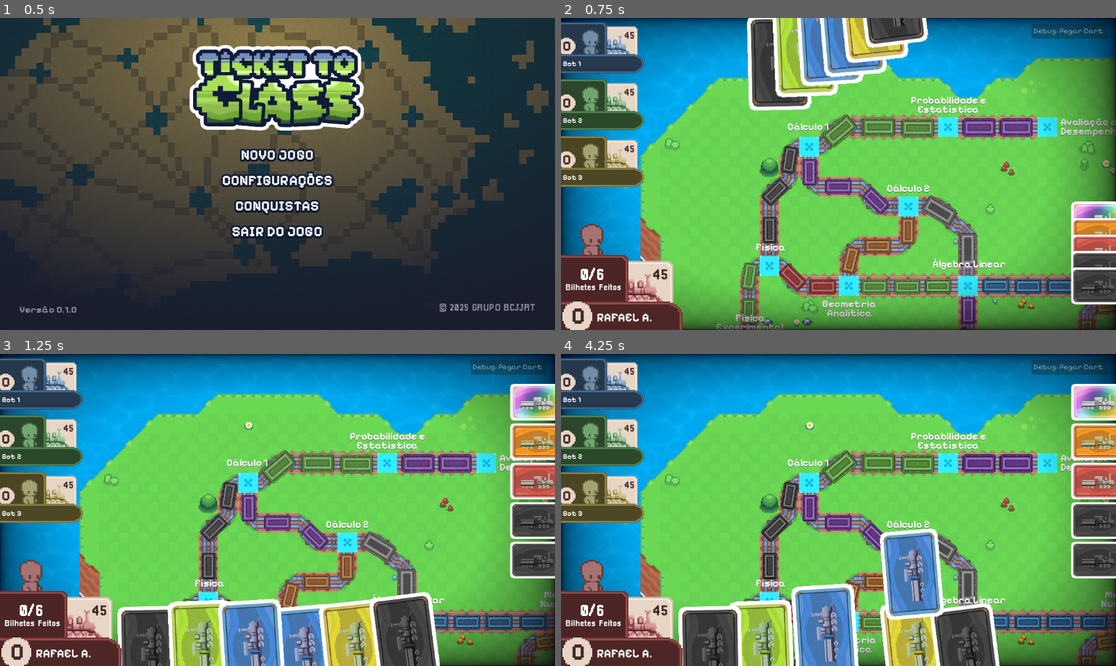
Above: before the commit, frames 1-4 (two rows, left to right).
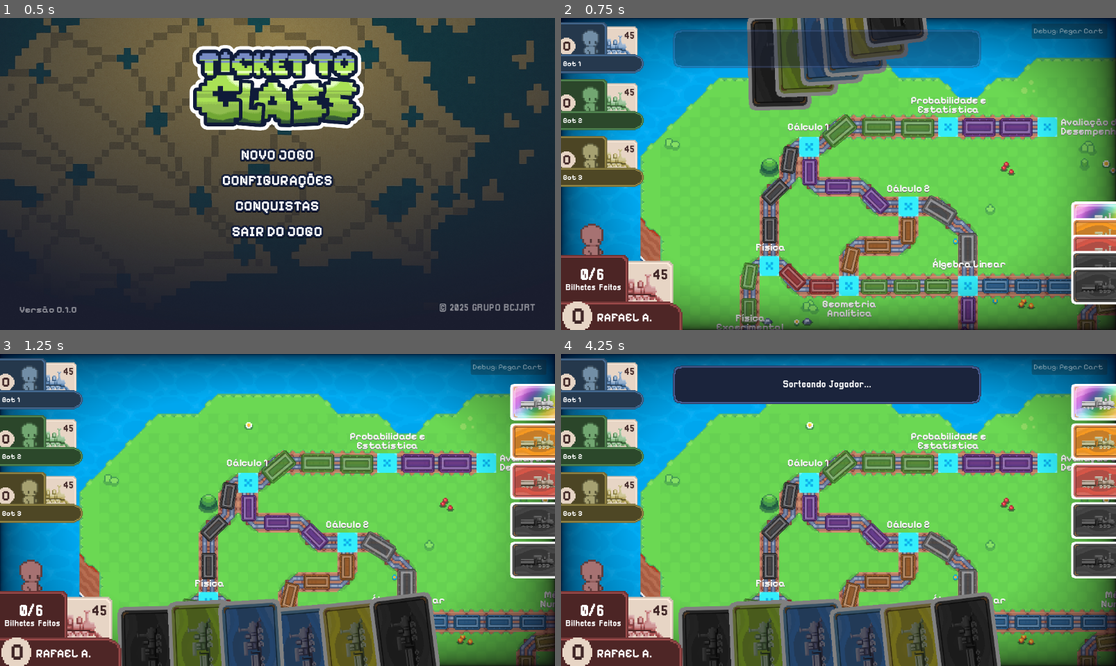
Above: after the commit, the same moments.

Repository: rafaamparo/ticket-to-ride-es2
Game: Godot game, scene res://scenes/main_menu.tscn
Two runs of this game, one before a commit and one after it. Both use one fixed random seed, a clock stepped at 60 frames per second and the inputs below.
Inputs (mouse positions are in pixels of both pictures, inside the frame that each line leads up to):
- Up to frame 1 (0.5 s): no input
- Up to frame 2 (0.75 s): tap Enter at 0.5 s; drag from (838, 155) to (894, 105) at 0.52 s
- Up to frame 3 (1.25 s): no input
- Up to frame 4 (4.25 s): tap Space at 1.25 s; drag from (710, 653) to (866, 653) at 1.27 s; move the mouse to (760, 647) at 2.02 s; click (760, 647) at 2.17 s; drag from (810, 647) to (977, 463) at 2.77 s; drag from (866, 653) to (977, 463) at 3.52 s

Frame 1 is identical in both runs. In frame 2, 10% of the frame differs, in the area x 20-76%, y 0-30%; in frame 3, 11%; in frame 4, 21%, in the area x 20-80%, y 3-100%.

Commit message:
feat: implement bot card generation and route capturing logic; add text dialog functionality

Diff:
--- a/game_assets/classes/jogador.gd
+++ b/game_assets/classes/jogador.gd
@@ -1,12 +1,13 @@
 class_name Jogador extends Node2D
 
-
+const QTD_CARTAS_BOT = 6
 var nome: String = "Jogador BOT"
 var isBot: bool = false
 var trens: int = 45
 var pontos: int = 45
 var cor: int = 0
 var cartas: Array[GameCard] = []
+var caminhosCapturados: Array[TrilhaVagao] = []
 var cartas_destino = []
 var cartas_coringa: int = 0
 
@@ -14,7 +15,20 @@
 
 # Called when the node enters the scene tree for the first time.
 func _ready() -> void:
-	pass # Replace with function body.
+	pass
+
+
+func gerarCartasBot() -> void:
+	if (!isBot): return;
+	var carta_scene = preload("res://game_assets/game_scene/object_scenes/game_card_scene.tscn")
+	for i in range(QTD_CARTAS_BOT):
+		var carta = carta_scene.instantiate()
+		var cor_aleatoria = randi_range(0,7)
+		if cor_aleatoria == 7 and self.cartas_coringa >= 2:
+			cor_aleatoria = randi_range(0,6)
+
+		carta.card_index = cor_aleatoria
+		self.adicionarCartaNaMao(carta);
 
 
 # Called every frame. 'delta' is the elapsed time since the previous frame.
@@ -45,38 +59,38 @@
 	return cartas_mesma_cor
 
 
-func capturarRotaBot(trilha_selecionada: TrilhaVagao, camera: Camera2D, gerenciadorDeFluxoRef: GerenciadorDeFluxo) -> void:
-	if (!isBot): return;
+func capturarRotaBot(gerenciador_trilhas_ref: GerenciadorDeTrilhas) -> bool:
+	if (!isBot): return false;
 
-	if trilha_selecionada and not trilha_selecionada.vagoes_array.is_empty():
-		var vagoes = trilha_selecionada.vagoes_array
-		var middle_vagao = vagoes[int(vagoes.size() / 2)]
+	var trilhas_nao_capturadas = gerenciador_trilhas_ref.lista_trilhas.filter(func(trilha: TrilhaVagao) -> bool:
+		return not trilha.capturado
+	)
 
-		if camera and camera.has_method("tween_to"):
-			# This value is from player_camera.gd. It's not ideal to have it here,
-			# but it's needed to correctly calculate the camera's target position.
-			var system_offset := Vector2(576.0, 324.0)
-			var correction = -system_offset / camera.zoom.x
-			var target_position = middle_vagao.global_position + correction
+	for trilha in trilhas_nao_capturadas:
+		# percorre todas as trilhas não capturadas, para cada trilha, verifica se o jogador tem cartas da mesma cor ou coringas suficientes
+		print("Tentando capturar a trilha: ", trilha.name, " com cor: ", trilha.cor_trilha)
+		print("Número de cartas na mão: ", cartas.size())
 
-			# The last parameter is the zoom level. 1.5 means 1.5x zoom.
-			await camera.tween_to(target_position, 1.0)
+		var cartas_da_mesma_cor = obterCartasMesmaCor(trilha.cores_map[trilha.cor_trilha], true)
+		var num_vagoes_necessarios = trilha.get_qtd_vagoes()
+		if cartas_da_mesma_cor.size() < num_vagoes_necessarios:
+			continue
 
-			var cena_carta = preload("res://game_assets/game_scene/object_scenes/game_card_scene.tscn")
-			var carta_instance = cena_carta.instantiate()
-			carta_instance.card_index = 7
-			carta_instance.position =  Vector2(middle_vagao.global_position[0] - 450, 200) # Adjust position above the middle vagao
-			carta_instance.scale = Vector2(0.9, 0.9) # Adjust scale for visibility
-			carta_instance.z_index = 1000 # Ensure it appears above
+		# Se chegou aqui, o jogador tem cartas suficientes para capturar a trilha
 
-			# Add the card instance to the scene tree
-			gerenciadorDeFluxoRef.add_child(carta_instance)
+		var cartas_a_serem_usadas = cartas_da_mesma_cor.slice(0, num_vagoes_necessarios)
+		await gerenciador_trilhas_ref.animacaoCapturaTrilha(trilha, cartas_a_serem_usadas)
 
-			# animate the card going to the middle vagao, then, after the animation, reduce the card size to 0 and remove it
-			var tween = carta_instance.create_tween()
-			tween.set_ease(Tween.EASE_IN)
-			tween.set_parallel(true)
-			tween.tween_property(carta_instance, "position", middle_vagao.global_position + Vector2(0, -20), 0.5)
-			tween.tween_property(carta_instance, "scale", Vector2(0, 0), 0.75).finished.connect(func():
-				carta_instance.queue_free()
-			)
+		# Atualiza as cartas do jogador, removendo as usadas. Depois chamar a função de captura da trilha e subtrair os pontos
+		for carta_usada in cartas_a_serem_usadas:
+			removerCartaDaMao(carta_usada)
+			if is_instance_valid(carta_usada):
+				carta_usada.queue_free()
+		if trilha.cores_map[trilha.cor_trilha] == 7:
+			trilha.cor_trilha = trilha.cores_map_reverse[cartas_a_serem_usadas[0].card_index]
+		trilha.capturar_trilha()
+		pontos -= num_vagoes_necessarios
+		trens -= num_vagoes_necessarios
+		caminhosCapturados.append(trilha)
+		return true # Capturou uma rota com sucesso
+	return false # Não conseguiu capturar nenhuma rota
--- a/game_assets/game_scene/object_scripts/cartas_mao_jogador.gd
+++ b/game_assets/game_scene/object_scripts/cartas_mao_jogador.gd
@@ -1,5 +1,6 @@
 class_name GerenciadorCartasJogador extends CanvasLayer
 
+var gerenciadorDeFluxoDeJogo: GerenciadorDeFluxo = null
 var jogador_principal: Jogador
 var isHoveringCard: bool = false
 var cardBeingDragged: GameCard = null
@@ -10,6 +11,7 @@
 
 # Called when the node enters the scene tree for the first time.
 func _ready() -> void:
+	gerenciadorDeFluxoDeJogo = $"../GerenciadorDeFluxoJogo";
 	var carta_scene = preload("res://game_assets/game_scene/object_scenes/game_card_scene.tscn")
 	var centro_tela_x = get_viewport().size.x / 2
 	gerenciadorDeTrilhosRef = $"../GerenciadorDeTrilhas"
@@ -93,6 +95,8 @@
 	card.disconnect("hoveredOff", hovered_off_card)
 
 func hovered_on_card(carta: GameCard):
+	if gerenciadorDeFluxoDeJogo.pausar_jogador_principal:
+		return;
 	if !isHoveringCard:
 		isHoveringCard = true
 		highlight_card(carta, true)
@@ -101,7 +105,7 @@
 	if !cardBeingDragged:
 		highlight_card(carta,false)
 		var newCardHovered = raycast_check(COLLISION_MASK)
-		if newCardHovered:
+		if newCardHovered and !gerenciadorDeFluxoDeJogo.pausar_jogador_principal:
 			highlight_card(newCardHovered, true)
 		else:
 			isHoveringCard = false
@@ -128,6 +132,8 @@
 	return Rect2(card_node.global_position, Vector2.ZERO)
 
 func start_drag(carta):
+	if gerenciadorDeFluxoDeJogo.pausar_jogador_principal:
+		return;
 	cardBeingDragged = carta
 	var tween = get_tree().create_tween()
 	tween.tween_property(carta, "scale", Vector2(0.5, 0.5), 0.1).set_ease(Tween.EASE_OUT)
@@ -333,6 +339,19 @@
 func _process(_delta: float) -> void:
 	if not jogador_principal: return
 	$"../GUI/Jogador Principal/pontos".text = str(jogador_principal.pontos)
+
+	if gerenciadorDeFluxoDeJogo.pausar_jogador_principal:
+		for carta in jogador_principal.cartas:
+			# maake each carta a little bit darker
+			if is_instance_valid(carta):
+				carta.modulate = Color(0.5, 0.5, 0.5, 1.0)
+		return
+	else:
+		for carta in jogador_principal.cartas:
+			if is_instance_valid(carta):
+				carta.modulate = Color(1.0, 1.0, 1.0, 1.0)
+
+
 	if cardBeingDragged:
 		var mouse_pos = get_viewport().get_mouse_position()
 		if not cardBeingDragged.isBeingAdded:
--- a/scenes/game_scene.tscn
+++ b/scenes/game_scene.tscn
@@ -16,6 +16,7 @@
 [ext_resource type="Texture2D" uid="uid://d2grxjg0qcypy" path="res://game_assets/game_scene/object_scenes/UI/vermelho.png" id="10_d0qty"]
 [ext_resource type="Script" path="res://scripts/gerenciador_comprar_cartas.gd" id="11_s3pss"]
 [ext_resource type="Script" path="res://scripts/loja_cartas_container.gd" id="16_sihrp"]
+[ext_resource type="PackedScene" uid="uid://cjdsv5y8v0rrs" path="res://scenes/text_dialog.tscn" id="17_mc33u"]
 [ext_resource type="FontFile" uid="uid://wecse3ya2md0" path="res://game_assets/fonts/pixelifysans/PixelifySans-Regular.ttf" id="18_k5e63"]
 
 [sub_resource type="Environment" id="Environment_cns0p"]
@@ -78,7 +79,6 @@
 grow_horizontal = 2
 grow_vertical = 2
 mouse_filter = 1
-metadata/_edit_lock_ = true
 
 [node name="Ajustes de Cor" type="WorldEnvironment" parent="."]
 environment = SubResource("Environment_cns0p")
@@ -2059,6 +2059,13 @@
 grow_vertical = 2
 script = ExtResource("16_sihrp")
 
+[node name="TextDialog" parent="GUI" instance=ExtResource("17_mc33u")]
+anchors_preset = 15
+offset_left = 232.0
+offset_top = 24.0
+offset_right = -280.0
+offset_bottom = -544.0
+
 [node name="BotaoDePegarCartas" type="Button" parent="GUI"]
 offset_left = 977.0
 offset_top = 12.0
--- a/scenes/gerenciador_de_trilhas.gd
+++ b/scenes/gerenciador_de_trilhas.gd
@@ -52,3 +52,43 @@
 						if p_screen_rect.intersects(vagao_sprite_screen_rect):
 							return trilha # Found intersecting trilha
 	return null # No intersection found
+
+
+func animacaoCapturaTrilha(trilha_selecionada: TrilhaVagao, cartas_de_captura: Array[GameCard]):
+	var camera = $"../Camera2D"
+	var gerenciadorDeFluxoRef = $"../GerenciadorDeFluxoJogo"
+
+	if !trilha_selecionada or trilha_selecionada.vagoes_array.is_empty():
+		return;
+
+	var vagoes = trilha_selecionada.vagoes_array
+	var middle_vagao = vagoes[int(vagoes.size() / 2)]
+
+	if camera and camera.has_method("tween_to"):
+		# This value is from player_camera.gd. It's not ideal to have it here,
+		# but it's needed to correctly calculate the camera's target position.
+		var system_offset := Vector2(576.0, 324.0)
+		var correction = -system_offset / camera.zoom.x
+		var target_position = middle_vagao.global_position + correction
+
+		# The last parameter is the zoom level. 1.5 means 1.5x zoom.
+		await camera.tween_to(target_position, 1.0)
+
+		var cena_carta = preload("res://game_assets/game_scene/object_scenes/game_card_scene.tscn")
+		var carta_instance = cena_carta.instantiate()
+		carta_instance.card_index = 7
+		carta_instance.position =  Vector2(middle_vagao.global_position[0] - 450, 200) # Adjust position above the middle vagao
+		carta_instance.scale = Vector2(0.9, 0.9) # Adjust scale for visibility
+		carta_instance.z_index = 1000 # Ensure it appears above
+
+		# Add the card instance to the scene tree
+		gerenciadorDeFluxoRef.add_child(carta_instance)
+
+		# animate the card going to the middle vagao, then, after the animation, reduce the card size to 0 and remove it
+		var tween = carta_instance.create_tween()
+		tween.set_ease(Tween.EASE_IN)
+		tween.set_parallel(true)
+		tween.tween_property(carta_instance, "position", middle_vagao.global_position + Vector2(0, -20), 0.5)
+		tween.tween_property(carta_instance, "scale", Vector2(0, 0), 0.75).finished.connect(func():
+			carta_instance.queue_free())
+		await tween.finished
--- a/scenes/gui.gd
+++ b/scenes/gui.gd
@@ -20,13 +20,7 @@
 
 
 func _on_button_pressed() -> void:
-	#card_manager.gerarCartaAleatoria()
 
-	var trilhoSelecionado = $"../GerenciadorDeTrilhas/TrilhaVagao48"
-	var camera = $"../Camera2D"
-	var jogadorSelecionado = $"../GerenciadorDeFluxoJogo".lista_jogadores[2]
-	var gerenciadorDeFluxo = $"../GerenciadorDeFluxoJogo"
 
-	jogadorSelecionado.capturarRotaBot(trilhoSelecionado, camera, gerenciadorDeFluxo)
 	store_manager.adicionarCartaAleatoriaNaLoja()
 	pass # Replace with function body.
--- /dev/null
+++ b/scenes/text_dialog.tscn
@@ -0,0 +1,48 @@
+[gd_scene load_steps=4 format=3 uid="uid://cjdsv5y8v0rrs"]
+
+[ext_resource type="Script" path="res://scripts/text_dialog.gd" id="1_enev1"]
+[ext_resource type="Texture2D" uid="uid://doreid8rh777" path="res://game_assets/game_scene/object_scenes/UI/caixa_de_texto.png" id="1_j7owo"]
+[ext_resource type="FontFile" uid="uid://c8fybhkuxj3li" path="res://game_assets/fonts/pixellari/Pixellari.ttf" id="2_3h45o"]
+
+[node name="TextDialog" type="Control"]
+layout_mode = 3
+anchor_right = 1.0
+anchor_bottom = 1.0
+offset_right = -512.0
+offset_bottom = -568.0
+grow_horizontal = 2
+grow_vertical = 2
+script = ExtResource("1_enev1")
+
+[node name="Imagem" type="TextureRect" parent="."]
+layout_mode = 0
+offset_right = 40.0
+offset_bottom = 40.0
+texture = ExtResource("1_j7owo")
+
+[node name="MarginContainer" type="MarginContainer" parent="."]
+layout_mode = 1
+anchors_preset = 15
+anchor_right = 1.0
+anchor_bottom = 1.0
+grow_horizontal = 2
+grow_vertical = 2
+theme_override_constants/margin_left = 20
+theme_override_constants/margin_top = 10
+theme_override_constants/margin_right = 20
+theme_override_constants/margin_bottom = 10
+
+[node name="VBoxContainer" type="VBoxContainer" parent="MarginContainer"]
+layout_mode = 2
+alignment = 1
+
+[node name="Label" type="Label" parent="MarginContainer/VBoxContainer"]
+custom_minimum_size = Vector2(0, 20)
+layout_mode = 2
+size_flags_vertical = 6
+theme_override_fonts/font = ExtResource("2_3h45o")
+theme_override_font_sizes/font_size = 20
+text = "Testando Caixa de Texto"
+horizontal_alignment = 1
+vertical_alignment = 1
+autowrap_mode = 3
--- a/scripts/gerenciador_de_fluxo_jogo.gd
+++ b/scripts/gerenciador_de_fluxo_jogo.gd
@@ -1,11 +1,16 @@
 class_name GerenciadorDeFluxo extends Node
 
 const qtd_jogadores_bot: int = 3
+var textDialog: TextDialog = null
 var lista_jogadores: Array[Jogador] = []
 var jogador_principal: Jogador
+var pausar_jogador_principal: bool = false
+var jogador_do_turno: int = 1
+var contador_de_rodadas: int = -1
 
 # Called when the node enters the scene tree for the first time.
 func _ready() -> void:
+	textDialog = $"../GUI/TextDialog"
 	# Criar o jogador principal
 	jogador_principal = Jogador.new()
 	jogador_principal.nome = "Jogador Principal"
@@ -24,6 +29,7 @@
 		jogador.isBot = true
 		jogador.cor = i
 		lista_jogadores.append(jogador)
+		jogador.gerarCartasBot()
 		var jogadorBoxScene = preload("res://game_assets/game_scene/object_scenes/jogador_bot_box.tscn")
 		var jogadorBox = jogadorBoxScene.instantiate()
 		jogadorBox.jogadorSelecionado = jogador
@@ -31,6 +37,81 @@
 
 	gerenciador_cartas.inicializar_cartas_jogador()
 
+	gerenciadorDeTurno()
+
+func gerenciadorDeTurno() -> void:
+	pausar_jogador_principal = true
+	contador_de_rodadas += 1;
+	await get_tree().create_timer(1.0).timeout
+	await textDialog.hide_dialog()
+
+	if contador_de_rodadas == 0:
+		await textDialog.show_dialog_with_text("Sorteando Jogador...");
+		await get_tree().create_timer(3.0).timeout
+		jogador_do_turno = randi() % lista_jogadores.size()
+	else:
+		await textDialog.show_dialog_with_text("Intervalo...");
+		await get_tree().create_timer(5.0).timeout
+
+	await textDialog.hide_dialog()
+
+	var jogador_atual_do_turno: Jogador = lista_jogadores[jogador_do_turno]
+	if jogador_atual_do_turno.isBot:
+		rodada_bot()
+	else:
+		rodadaJogadorPrincipal()
+
+
+
+func rodada_bot() -> void:
+	var gerenciadorDeTrilhas = $"../GerenciadorDeTrilhas"
+
+	var jogador_atual: Jogador = lista_jogadores[jogador_do_turno]
+	if jogador_atual.isBot:
+		pausar_jogador_principal = true
+		print("É a vez do bot: ", jogador_atual.nome)
+		await get_tree().create_timer(1.0).timeout
+		await textDialog.show_dialog_with_text("É a vez do jogador %s" % jogador_atual.nome)
+		await get_tree().create_timer(2.0).timeout  # Espera 1 segundo antes de continuar
+		await textDialog.hide_dialog()
+		await get_tree().create_timer(1.0).timeout
+		print("Bot está jogando...")
+		textDialog.show_dialog_with_text("%s está jogando..." % jogador_atual.nome)
+
+		var resultado = await jogador_atual.capturarRotaBot(gerenciadorDeTrilhas)
+		print("Resultado da captura: ", resultado)
+		if resultado:
+			print("Bot capturou uma rota!")
+			await textDialog.show_dialog_with_text("%s capturou uma rota!" % jogador_atual.nome)
+		else:
+			print("%s não conseguiu capturar uma rota." % jogador_atual.nome)
+
+		proximoTurno()
+	return;
+
+
+func proximoTurno() -> void:
+	jogador_do_turno += 1
+	if jogador_do_turno >= lista_jogadores.size():
+		jogador_do_turno = 0
+	gerenciadorDeTurno()
+
+
+func rodadaJogadorPrincipal() -> void:
+	pausar_jogador_principal = false
+	print("É a vez do jogador principal: ", jogador_principal.nome)
+	await get_tree().create_timer(1.0).timeout
+	await textDialog.show_dialog_with_text("É a vez do jogador %s" % jogador_principal.nome)
+	await get_tree().create_timer(2.0).timeout  # Espera 1 segundo antes de continuar
+	await textDialog.hide_dialog()
+	await get_tree().create_timer(1.0).timeout
+	await textDialog.show_dialog_with_text("É a sua vez de jogar! Capture uma rota ou compre cartas.")
+	await get_tree().create_timer(15.0).timeout
+
+	# Aqui você pode adicionar a lógica para o jogador principal jogar
+	# Por exemplo, permitir que ele escolha uma carta ou uma ação
+
+	proximoTurno()
 
 # Called every frame. 'delta' is the elapsed time since the previous frame.
 func _process(delta: float) -> void:
--- /dev/null
+++ b/scripts/text_dialog.gd
@@ -0,0 +1,48 @@
+class_name TextDialog extends Control
+
+
+var dialog_text: String = ""
+var show_dialog: bool = false
+
+# Called when the node enters the scene tree for the first time.
+func _ready() -> void:
+	await hide_dialog()
+	pass # Replace with function body.
+
+
+# Called every frame. 'delta' is the elapsed time since the previous frame.
+func _process(delta: float) -> void:
+	pass
+
+
+# function to show dialog, sets the dialog text and makes it visible using tween animation with fade in and scale effect
+func show_dialog_with_text(text: String) -> void:
+	dialog_text = text
+	show_dialog = true
+	var tween = create_tween()
+	if tween:
+		tween.tween_property(self, "modulate", Color(1, 1, 1, 1), 0.3).from(Color(1, 1, 1, 0)).set_trans(Tween.TRANS_SINE).set_ease(Tween.EASE_IN_OUT)
+	$MarginContainer/VBoxContainer/Label.text = dialog_text
+	$MarginContainer/VBoxContainer/Label.show()
+	await tween.finished
+
+# function to hide dialog, sets the dialog text to empty and makes it invisible using tween animation with fade out and scale effect
+func hide_dialog() -> void:
+	show_dialog = false
+	var tween = create_tween()
+	tween.tween_property(self, "modulate", Color(1, 1, 1, 0), 0.3).set_trans(Tween.TRANS_SINE).set_ease(Tween.EASE_IN_OUT)
+	$MarginContainer/VBoxContainer/Label.hide()
+	await tween.finished
+
+# function to toggle dialog visibility
+func toggle_dialog() -> void:
+	if show_dialog:
+		await hide_dialog()
+	else:
+		await show_dialog_with_text(dialog_text)
+
+# function to set dialog text
+func set_dialog_text(text: String) -> void:
+	dialog_text = text
+	if show_dialog:
+		$Label.text = dialog_text
Binary file added: game_assets/game_scene/object_scenes/UI/caixa_de_texto.png
Not shown, added: game_assets/game_scene/object_scenes/UI/caixa_de_texto.png.import
Not shown: 1 places in scenes/game_scene.tscn that only renumber resources
